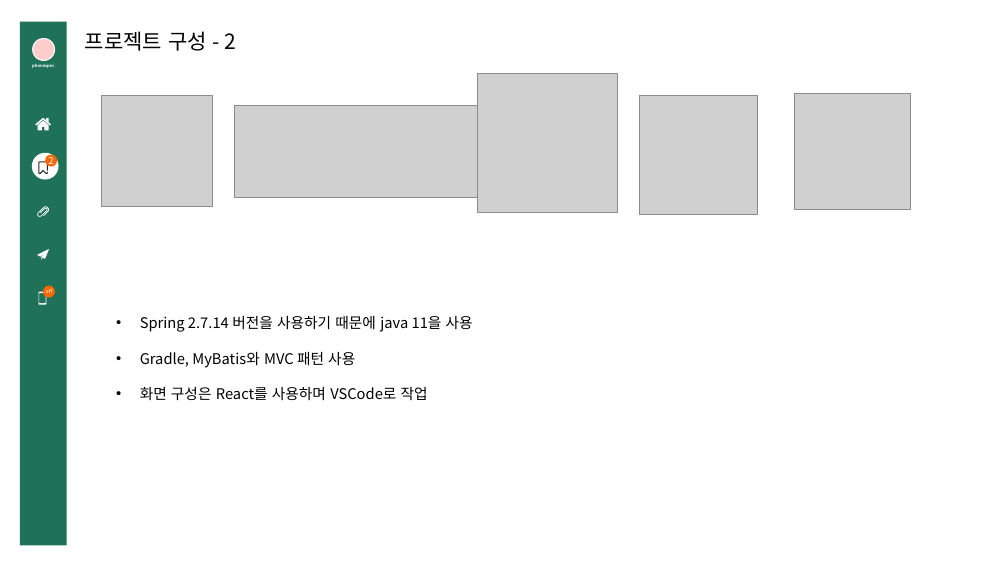
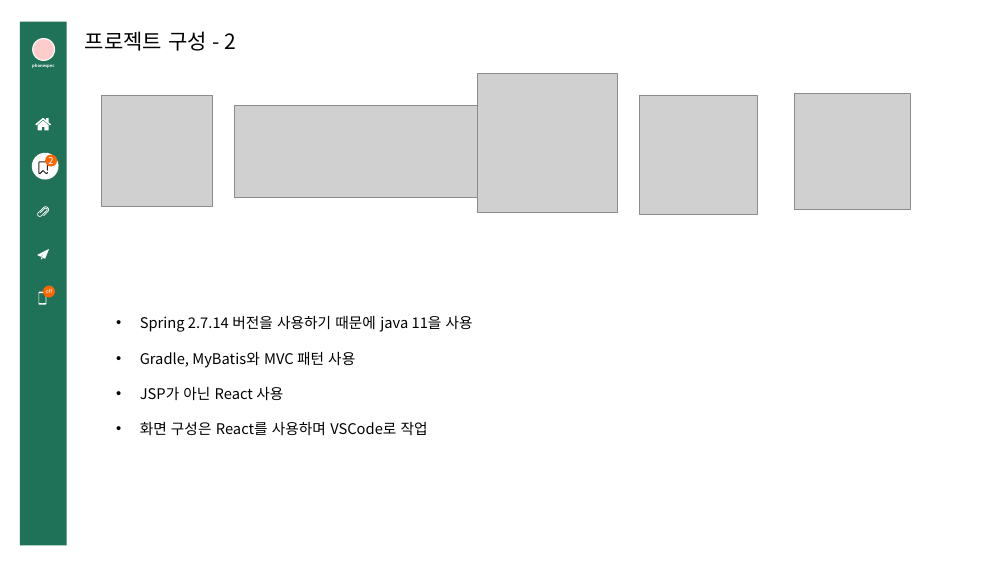
Before and after one commit to HongDonkey/PhoneSpec, a slide deck: slide 5 of Docs/프로젝트 설계서.pptx. Drawn at 1008x567 pixels with LibreOffice and Linux fonts; fonts in the diff are those of the drawing; grey boxes stand for pictures; background and template pictures are left out. Boxes give left, top, right and bottom in pixels: in the first picture for what was removed or moved away, otherwise in the second. Text is boxed around its words. In the diff, an @@ line names an element or a change of style, - is before the commit and + after.

```diff
--- a/Docs/프로젝트 설계서.pptx
+++ b/Docs/프로젝트 설계서.pptx
@@ text at (140, 387, 283, 400): paragraph added @@
+• JSP가 아닌 React 사용
```
Also in this commit, not shown: 1 other file.
